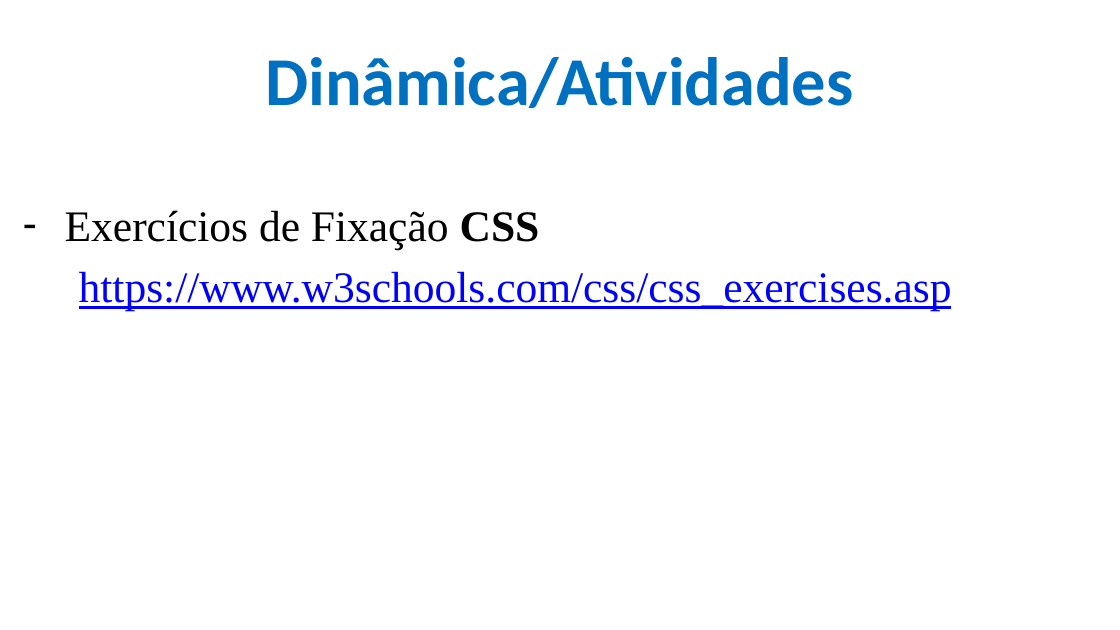
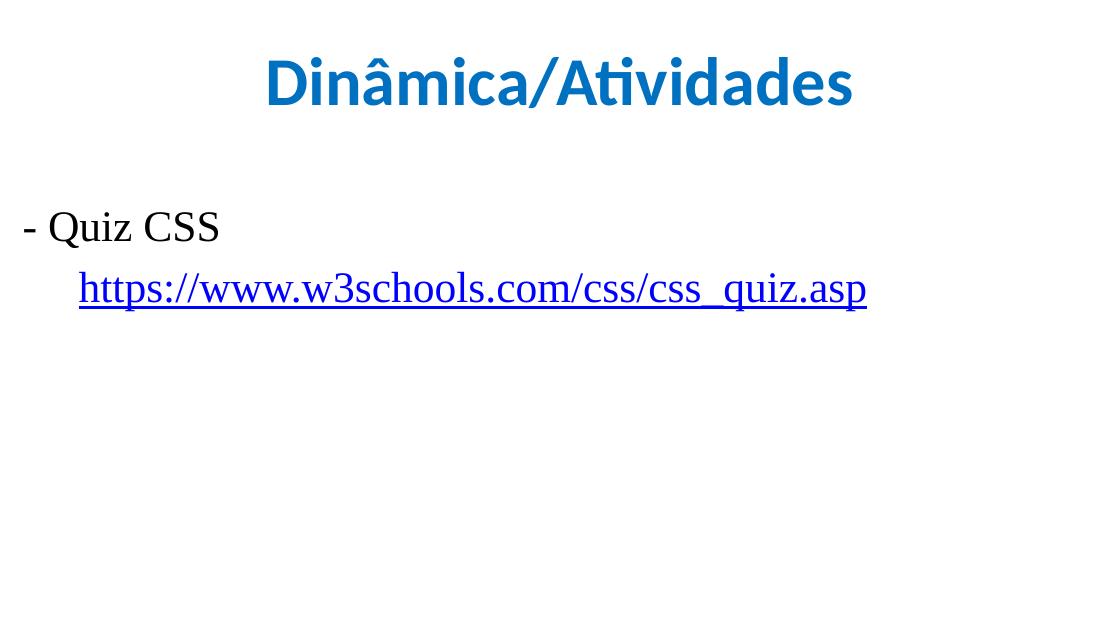
Before and after one commit to CloudEducationBrazil/WydenDesenvolvimentoWebJAVA, a slide deck: slide 37 of 01 Classes/frontend/Aula 05 Desenvolvimento de Software Java - CSS.pptx (slide 25 before the commit). Drawn at 1120x630 pixels with LibreOffice and Linux fonts; fonts in the diff are those of the drawing; background and template pictures are left out. Boxes give left, top, right and bottom in pixels: in the first picture for what was removed or moved away, otherwise in the second. Text is boxed around its words. In the diff, an @@ line names an element or a change of style, - is before the commit and + after.

```diff
--- a/01 Classes/frontend/Aula 05 Desenvolvimento de Software Java - CSS.pptx
+++ b/01 Classes/frontend/Aula 05 Desenvolvimento de Software Java - CSS.pptx
@@ text at <box>48,212,867,311</box>: text changed @@
-– Exercícios de Fixação CSS
-https://www.w3schools.com/css/css_exercises.asp
+- Quiz CSS
+https://www.w3schools.com/css/css_quiz.asp
```
Also in this commit, not shown: 2 other slides changed, 32 slides added, 20 slides removed, 38 other files.
